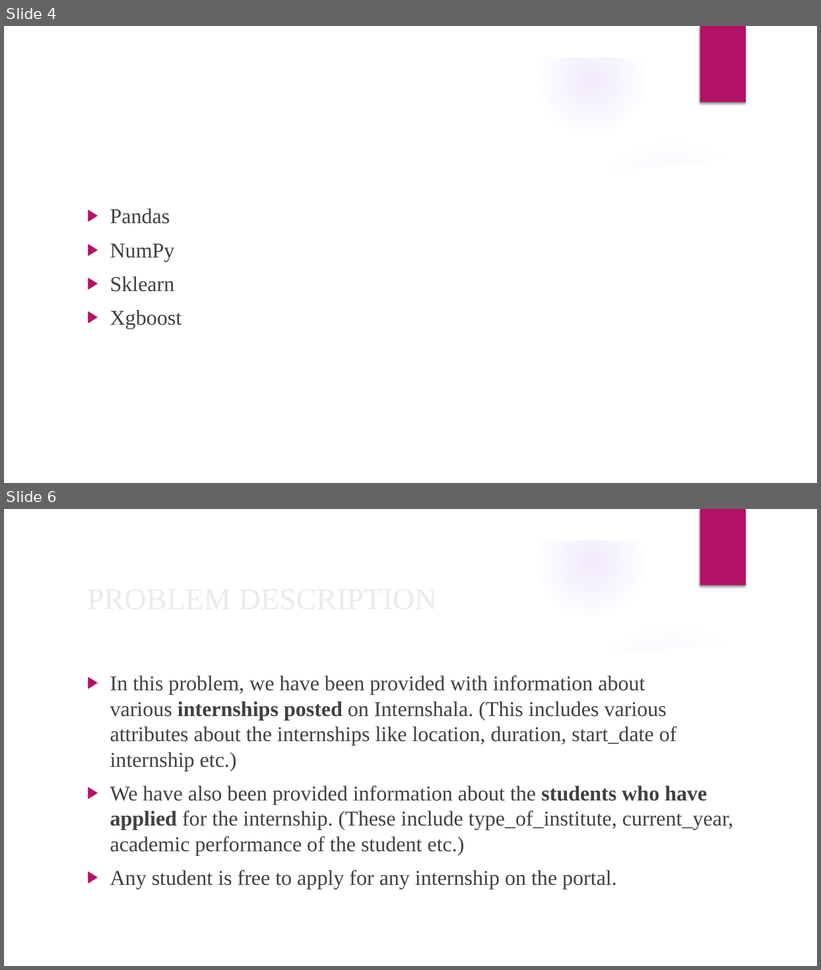
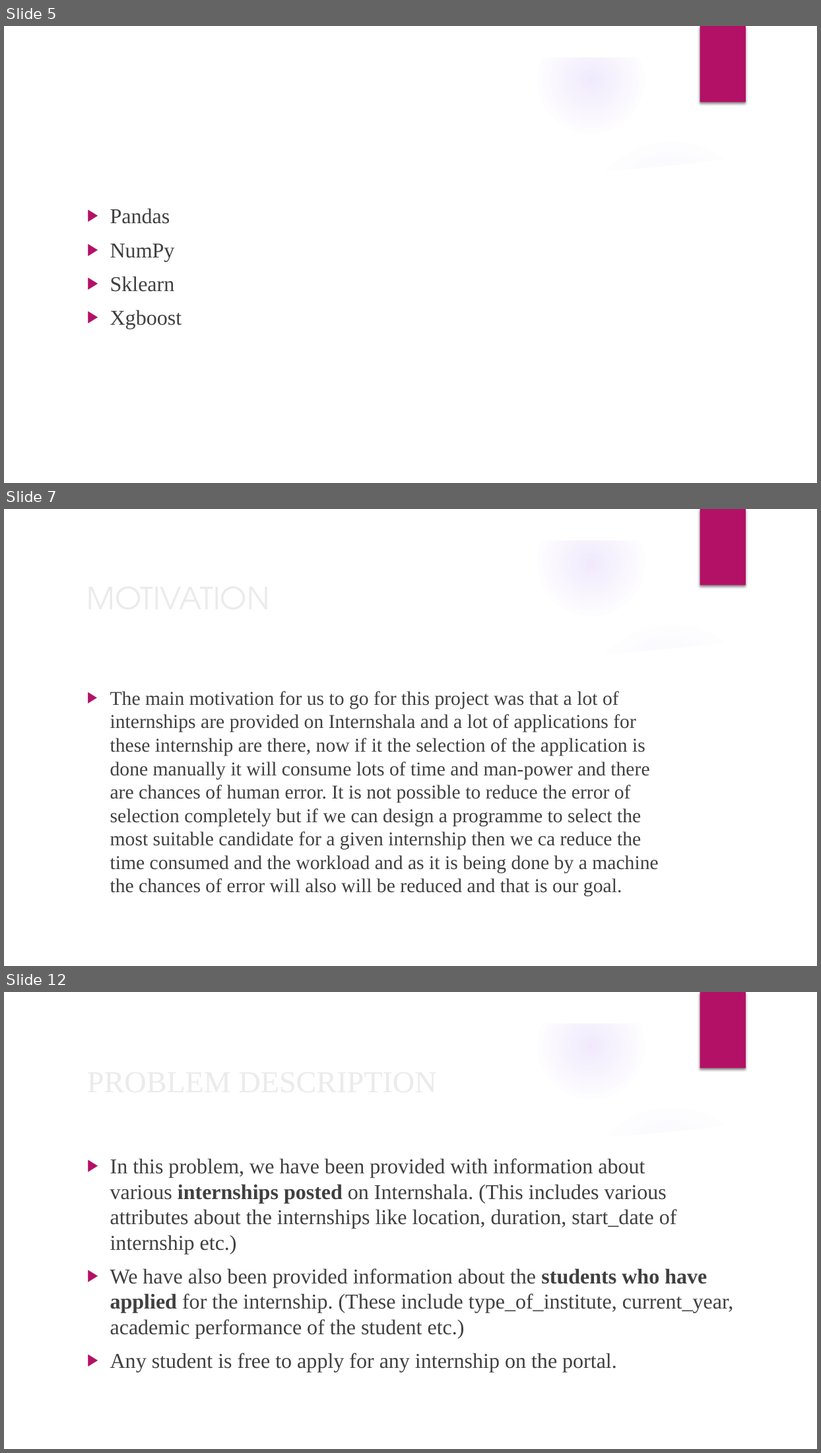
Before and after one commit to nihitjain11/IBM_MiniProject-II, a slide deck: Presentation1.pptx. Shown one above the other, each under a label of ours: slides 4 and 6 before the commit, slides 5, 7 and 12 after it; the slides between them are not shown. The pictures are 821x970 and 821x1453 pixels, drawn with LibreOffice and Linux fonts; fonts in the diff are those of the drawing; background and template pictures are left out. Boxes give left, top, right and bottom in pixels: in the first picture for what was removed or moved away, otherwise in the second. Text is boxed around its words. In the diff, an @@ line names an element or a change of style, - is before the commit and + after.

```diff
--- a/Presentation1.pptx
+++ b/Presentation1.pptx
@@ slide 7 added at bbox=[4, 509, 817, 966], background picture (left out); not listed: 9 template elements that a slide beside it also shows @@
@@ text added at bbox=[110, 691, 658, 897], 23.1 pt, text #404040 @@
+▶ The main motivation for us to go for this project was that a lot of internships are provided on Internshala and a lot of applications for these internship are there, now if it the selection of the application is done manually it will consume lots of time and man-power and there are chances of human error. It is not possible to reduce the error of selection completely but if we can design a programme to select the most suitable candidate for a given internship then we ca reduce the time consumed and the workload and as it is being done by a machine the chances of error will also will be reduced and that is our goal.
@@ title added at bbox=[189, 692, 275, 706], 36 pt, text #EBEBEB @@
+MOTIVATION
@@ what was slide 4 is now slide 5 @@
@@ what was slide 6 is now slide 12 @@
```
Also in this commit, not shown: 3 slides changed, 4 other slides added.
